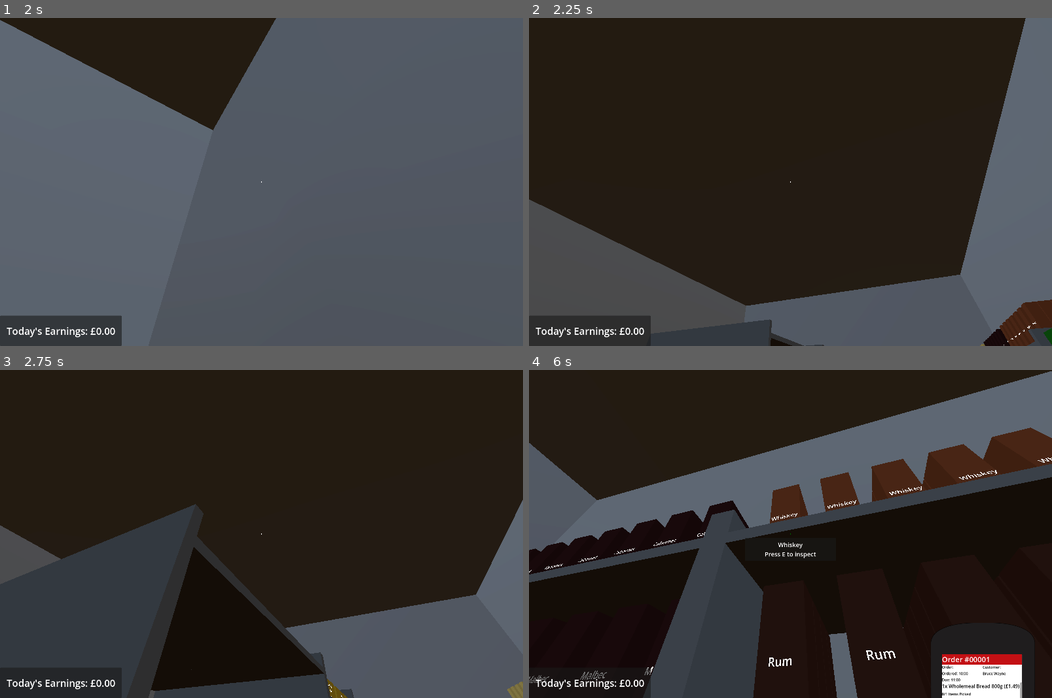
Above: before the commit, frames 1-4 (two rows, left to right).
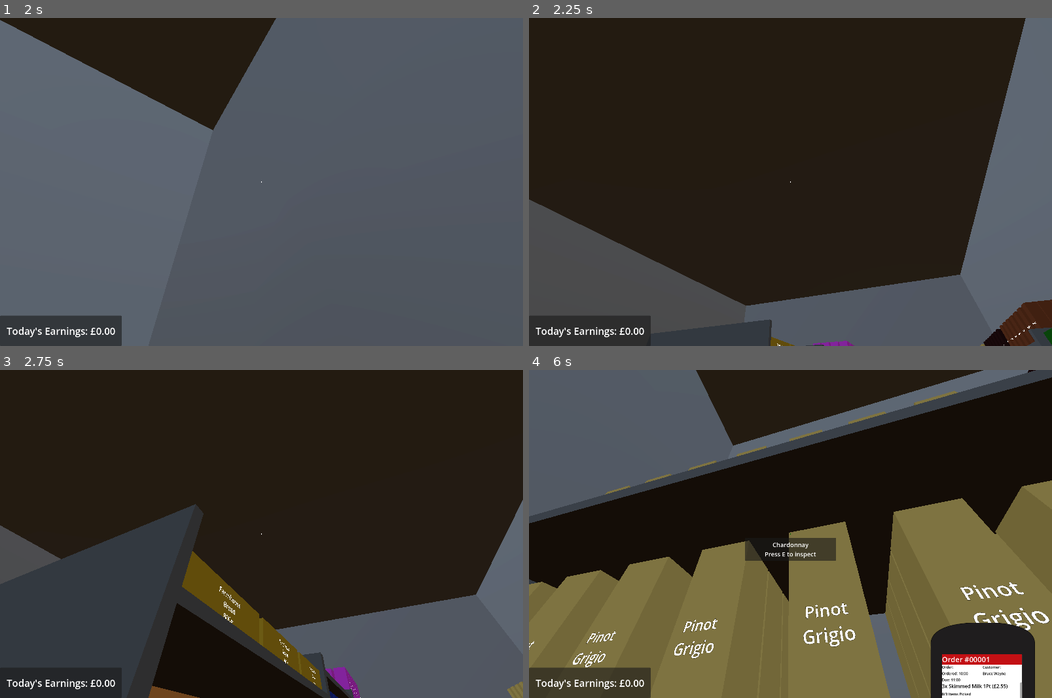
Above: after the commit, the same moments.

Repository: Allus-Interactive/speedy-shopper
Game: Godot game, scene res://game/world/shop/shop.tscn
The game is run twice, just before and just after one commit, with the same random seed, the same clock (stepped at 60 frames per second) and the same inputs.
Inputs (mouse positions are in pixels of both pictures, inside the frame that each line leads up to):
- Up to frame 1 (2 s): tap Enter at 0.5 s; move the mouse to (235, 247) at 0.52 s; hold C (crouch) 0.53-1.28 s; hold W (forwards) from 0.53 s (still down); click (235, 247) at 0.67 s; move the mouse to (298, 185) at 1.27 s; tap E (interact) at 1.35 s
- Up to frame 2 (2.25 s): keep holding W (forwards); move the mouse to (748, 178) at 2.02 s; hold R (replace) from 2.03 s (still down)
- Up to frame 3 (2.75 s): keep holding W (forwards); keep holding R (replace)
- Up to frame 4 (6 s): move the mouse to (795, 534) at 2.77 s; release W (forwards) at 2.78 s; release R (replace) at 2.78 s; hold A (left) 2.78-3.53 s; tap T (toggle_scanner) at 2.85, 5.85 s; click (795, 534) at 2.92 s; move the mouse to (769, 527) at 3.52 s; hold C (crouch) 3.53-4.28 s; hold W (forwards) 3.53-5.78 s; tap E (interact) at 4.25, 4.35, 5 s; move the mouse to (816, 534) at 4.27 s; move the mouse to (764, 534) at 5.02 s; hold R (replace) 5.03-5.78 s; click (764, 534) at 5.17 s; move the mouse to (800, 527) at 5.77 s; hold D (product_rotate_right) from 5.78 s (still down)

Frame 1 is identical in both runs. In frame 2, 0.2% of the frame differs, in the area x 46-63%, y 96-100%; in frame 3, 5.9%; in frame 4, 81%, in the area x 0-100%, y 0-100%.

Commit message:
added crisps resources

Diff:
--- a/godot-project/game/global/product_manager/product_manager.tscn
+++ b/godot-project/game/global/product_manager/product_manager.tscn
@@ -47,7 +47,7 @@
 [ext_resource type="Resource" uid="uid://b82mq8w6ct8kq" path="res://game/resources/item/resources/tinned_food_packs/vegetables/tinned_peas_4pk.tres" id="45_1gsmb"]
 [ext_resource type="Resource" uid="uid://ccnet10vtf7na" path="res://game/resources/item/resources/tinned_food_packs/vegetables/tinned_sweetcorn_4pk.tres" id="46_wkf1y"]
 [ext_resource type="Resource" uid="uid://cr2oi47jsxl75" path="res://game/resources/item/resources/beer/beer.tres" id="47_3axcc"]
-[ext_resource type="Resource" uid="uid://c0u8aetdba7aq" path="res://game/resources/item/resources/crisps/crisps.tres" id="48_n85ss"]
+[ext_resource type="Resource" uid="uid://c0u8aetdba7aq" path="res://game/resources/item/resources/crisps/salted_crisps.tres" id="48_n85ss"]
 [ext_resource type="Resource" uid="uid://bdrgt4f6bjb16" path="res://game/resources/item/resources/fizzy_drink/fizzy_drink_lemon.tres" id="48_xn8o3"]
 [ext_resource type="Resource" uid="uid://b6evmya0vmpvy" path="res://game/resources/item/resources/fizzy_drink/fizzy_drink_orange.tres" id="49_80up1"]
 [ext_resource type="Resource" uid="uid://cpjxgm381bd70" path="res://game/resources/item/resources/fizzy_drink/fizzy_drink.tres" id="49_xfqgr"]
@@ -64,7 +64,10 @@
 [ext_resource type="Resource" uid="uid://u2rka60ciwbk" path="res://game/resources/item/resources/wine/white/sauvignon_blanc.tres" id="60_a2n2g"]
 [ext_resource type="Resource" uid="uid://cd0mttajja1yv" path="res://game/resources/item/resources/wine/white/zinfandel.tres" id="61_0i3ht"]
 [ext_resource type="Resource" uid="uid://blnc3s15tq2a3" path="res://game/resources/item/resources/beer/cider.tres" id="63_84kej"]
+[ext_resource type="Resource" uid="uid://wjc4p1frp17f" path="res://game/resources/item/resources/crisps/cheese_onion_crisps.tres" id="64_p1e73"]
+[ext_resource type="Resource" uid="uid://bp1radok3m8rv" path="res://game/resources/item/resources/crisps/salt_vinegar_crisps.tres" id="66_kibui"]
+[ext_resource type="Resource" uid="uid://b8fdklkagwgwv" path="res://game/resources/item/resources/crisps/prawn_cocktail_crisps.tres" id="67_kibui"]
 
 [node name="ProductManager" type="Node" unique_id=454696927]
 script = ExtResource("1_ohwlt")
-all_products = Array[ExtResource("2_0xum4")]([ExtResource("3 …(1477 unchanged characters)… , ExtResource("63_84kej"), ExtResource("48_n85ss")])
+all_products = Array[ExtResource("2_0xum4")]([ExtResource("3 …(1477 unchanged characters)… , ExtResource("63_84kej"), ExtResource("64_p1e73"), ExtResource("48_n85ss"), ExtResource("66_kibui"), ExtResource("67_kibui")])
--- /dev/null
+++ b/godot-project/game/resources/item/resources/crisps/cheese_onion_crisps.tres
@@ -0,0 +1,11 @@
+[gd_resource type="Resource" script_class="Item" format=3 uid="uid://wjc4p1frp17f"]
+
+[ext_resource type="Script" uid="uid://siedaem41o6s" path="res://game/resources/item/item.gd" id="1_e25ga"]
+
+[resource]
+script = ExtResource("1_e25ga")
+product_name = "Cheese & Onion Crisps"
+barcode_value = 5858
+product_price = 2.2
+product_type = 3
+metadata/_custom_type_script = "uid://siedaem41o6s"
--- a/godot-project/game/resources/item/resources/crisps/crisps.tres
+++ /dev/null
@@ -1,11 +0,0 @@
-[gd_resource type="Resource" script_class="Item" format=3 uid="uid://c0u8aetdba7aq"]
-
-[ext_resource type="Script" uid="uid://siedaem41o6s" path="res://game/resources/item/item.gd" id="1_7b8qc"]
-
-[resource]
-script = ExtResource("1_7b8qc")
-product_name = "Crisps"
-barcode_value = 998
-product_price = 1.75
-product_type = 3
-metadata/_custom_type_script = "uid://siedaem41o6s"
--- /dev/null
+++ b/godot-project/game/resources/item/resources/crisps/prawn_cocktail_crisps.tres
@@ -0,0 +1,11 @@
+[gd_resource type="Resource" script_class="Item" format=3 uid="uid://b8fdklkagwgwv"]
+
+[ext_resource type="Script" uid="uid://siedaem41o6s" path="res://game/resources/item/item.gd" id="1_udh0f"]
+
+[resource]
+script = ExtResource("1_udh0f")
+product_name = "Prawn Cocktail Crisps"
+barcode_value = 5959
+product_price = 2.35
+product_type = 3
+metadata/_custom_type_script = "uid://siedaem41o6s"
--- /dev/null
+++ b/godot-project/game/resources/item/resources/crisps/salt_vinegar_crisps.tres
@@ -0,0 +1,11 @@
+[gd_resource type="Resource" script_class="Item" format=3 uid="uid://bp1radok3m8rv"]
+
+[ext_resource type="Script" uid="uid://siedaem41o6s" path="res://game/resources/item/item.gd" id="1_diw1o"]
+
+[resource]
+script = ExtResource("1_diw1o")
+product_name = "Salt & Vinegar Crisps"
+barcode_value = 5757
+product_price = 2.35
+product_type = 3
+metadata/_custom_type_script = "uid://siedaem41o6s"
--- /dev/null
+++ b/godot-project/game/resources/item/resources/crisps/salted_crisps.tres
@@ -0,0 +1,11 @@
+[gd_resource type="Resource" script_class="Item" format=3 uid="uid://c0u8aetdba7aq"]
+
+[ext_resource type="Script" uid="uid://siedaem41o6s" path="res://game/resources/item/item.gd" id="1_sxmnp"]
+
+[resource]
+script = ExtResource("1_sxmnp")
+product_name = "Salted Crisps"
+barcode_value = 5656
+product_price = 2.2
+product_type = 3
+metadata/_custom_type_script = "uid://siedaem41o6s"
--- /dev/null
+++ b/godot-project/game/resources/products/placeholder/resources/crisps/cheese_onion_crisps.tres
@@ -0,0 +1,14 @@
+[gd_resource type="Resource" script_class="Product" format=3 uid="uid://bpayoildvo6pa"]
+
+[ext_resource type="Texture2D" uid="uid://n5rta5y5njne" path="res://assets/barcodes/barcode.png" id="1_u4fu8"]
+[ext_resource type="Resource" uid="uid://wjc4p1frp17f" path="res://game/resources/item/resources/crisps/cheese_onion_crisps.tres" id="2_u4fu8"]
+[ext_resource type="Script" uid="uid://c485xiqer6nrc" path="res://game/resources/products/product.gd" id="3_rrlp4"]
+
+[resource]
+script = ExtResource("3_rrlp4")
+product_info = ExtResource("2_u4fu8")
+placeholder_size = Vector3(0.3, 0.5, 0.2)
+shelf_offset = Vector3(0, 0.25, 0)
+product_colour = Color(0.14117648, 0.23529412, 0.6509804, 1)
+barcode_offset = Vector3(0.07, -0.17, 0)
+metadata/_custom_type_script = "uid://c485xiqer6nrc"
--- /dev/null
+++ b/godot-project/game/resources/products/placeholder/resources/crisps/prawn_cocktail_crisps.tres
@@ -0,0 +1,14 @@
+[gd_resource type="Resource" script_class="Product" format=3 uid="uid://i5irb18pvnyu"]
+
+[ext_resource type="Texture2D" uid="uid://n5rta5y5njne" path="res://assets/barcodes/barcode.png" id="1_onuui"]
+[ext_resource type="Resource" uid="uid://b8fdklkagwgwv" path="res://game/resources/item/resources/crisps/prawn_cocktail_crisps.tres" id="2_qqygk"]
+[ext_resource type="Script" uid="uid://c485xiqer6nrc" path="res://game/resources/products/product.gd" id="3_e87tt"]
+
+[resource]
+script = ExtResource("3_e87tt")
+product_info = ExtResource("2_qqygk")
+placeholder_size = Vector3(0.3, 0.5, 0.2)
+shelf_offset = Vector3(0, 0.25, 0)
+product_colour = Color(0.8784336, 0.26771918, 0.9071174, 1)
+barcode_offset = Vector3(0.07, -0.17, 0)
+metadata/_custom_type_script = "uid://c485xiqer6nrc"
--- /dev/null
+++ b/godot-project/game/resources/products/placeholder/resources/crisps/salt_vinegar_crisps.tres
@@ -0,0 +1,14 @@
+[gd_resource type="Resource" script_class="Product" format=3 uid="uid://llhio55ha5ku"]
+
+[ext_resource type="Texture2D" uid="uid://n5rta5y5njne" path="res://assets/barcodes/barcode.png" id="1_vgi2o"]
+[ext_resource type="Resource" uid="uid://bp1radok3m8rv" path="res://game/resources/item/resources/crisps/salt_vinegar_crisps.tres" id="2_vgi2o"]
+[ext_resource type="Script" uid="uid://c485xiqer6nrc" path="res://game/resources/products/product.gd" id="3_7l46g"]
+
+[resource]
+script = ExtResource("3_7l46g")
+product_info = ExtResource("2_vgi2o")
+placeholder_size = Vector3(0.3, 0.5, 0.2)
+shelf_offset = Vector3(0, 0.25, 0)
+product_colour = Color(0.0930079, 0.34664914, 0.1977531, 1)
+barcode_offset = Vector3(0.07, -0.17, 0)
+metadata/_custom_type_script = "uid://c485xiqer6nrc"
--- /dev/null
+++ b/godot-project/game/resources/products/placeholder/resources/crisps/salted_crisps.tres
@@ -0,0 +1,14 @@
+[gd_resource type="Resource" script_class="Product" format=3 uid="uid://dubeaketjaudj"]
+
+[ext_resource type="Texture2D" uid="uid://n5rta5y5njne" path="res://assets/barcodes/barcode.png" id="1_txv5u"]
+[ext_resource type="Resource" uid="uid://c0u8aetdba7aq" path="res://game/resources/item/resources/crisps/salted_crisps.tres" id="2_wvu2d"]
+[ext_resource type="Script" uid="uid://c485xiqer6nrc" path="res://game/resources/products/product.gd" id="3_oo24e"]
+
+[resource]
+script = ExtResource("3_oo24e")
+product_info = ExtResource("2_wvu2d")
+placeholder_size = Vector3(0.3, 0.5, 0.2)
+shelf_offset = Vector3(0, 0.25, 0)
+product_colour = Color(0.54403067, 0.06959405, 0.14021468, 1)
+barcode_offset = Vector3(0.07, -0.17, 0)
+metadata/_custom_type_script = "uid://c485xiqer6nrc"
--- a/godot-project/game/world/shop/shop.tscn
+++ b/godot-project/game/world/shop/shop.tscn
@@ -51,9 +51,13 @@
 [ext_resource type="Resource" uid="uid://dks2g76xrny2a" path="res://game/resources/products/placeholder/resources/tinned_food/vegetables/tinned_peas.tres" id="29_lb1gs"]
 [ext_resource type="Resource" uid="uid://cy5fw11pwks3j" path="res://game/resources/products/placeholder/resources/tinned_food_packs/vegetables/tinned_peas_4pk.tres" id="29_oaavk"]
 [ext_resource type="Resource" uid="uid://wmems0n6umak" path="res://game/resources/products/placeholder/resources/tinned_food_packs/vegetables/tinned_carrots_4pk.tres" id="30_76srb"]
+[ext_resource type="Resource" uid="uid://bpayoildvo6pa" path="res://game/resources/products/placeholder/resources/crisps/cheese_onion_crisps.tres" id="52_2ccmc"]
 [ext_resource type="Resource" uid="uid://wriaci1jru7q" path="res://game/resources/products/placeholder/resources/fizzy_drink/fizzy_drink_lemon.tres" id="52_11a2g"]
 [ext_resource type="Resource" uid="uid://ddrmct56gjta" path="res://game/resources/products/placeholder/resources/fizzy_drink/fizzy_drink.tres" id="52_pm5fk"]
+[ext_resource type="Resource" uid="uid://dubeaketjaudj" path="res://game/resources/products/placeholder/resources/crisps/salted_crisps.tres" id="53_36nt5"]
 [ext_resource type="Resource" uid="uid://d24wtpgvff3dc" path="res://game/resources/products/placeholder/resources/fizzy_drink/fizzy_drink_orange.tres" id="53_wpyta"]
+[ext_resource type="Resource" uid="uid://llhio55ha5ku" path="res://game/resources/products/placeholder/resources/crisps/salt_vinegar_crisps.tres" id="54_nmdxo"]
+[ext_resource type="Resource" uid="uid://i5irb18pvnyu" path="res://game/resources/products/placeholder/resources/crisps/prawn_cocktail_crisps.tres" id="55_36nt5"]
 [ext_resource type="Resource" uid="uid://utnxqdrcyc4n" path="res://game/resources/products/placeholder/resources/spirits/gin.tres" id="55_g1yju"]
 [ext_resource type="Resource" uid="uid://d011jmqebndmf" path="res://game/resources/products/placeholder/resources/beer/cider.tres" id="55_lritm"]
 [ext_resource type="Resource" uid="uid://nv6a1lv603nh" path="res://game/resources/products/placeholder/resources/spirits/vodka.tres" id="56_8lmnt"]
@@ -281,23 +285,25 @@
 
 [node name="Left" type="Node3D" parent="Aisle2" unique_id=1934480765]
 
-[node name="ShelfUnit" parent="Aisle2/Left" unique_id=1431300107 instance=ExtResource("2_4o56f")]
+[node name="ShelfUnitBread" parent="Aisle2/Left" unique_id=2046506246 instance=ExtResource("2_4o56f")]
 transform = Transform3D(-4.3711385e-08, 0, 0.99999994, 0, 1, 0, -0.99999994, 0, -4.3711385e-08, -5, 0, -4)
-product_placeholder_scene = ExtResource("3_6k1ee")
-slots_per_shelf = 5
-
-[node name="ShelfUnitBread" parent="Aisle2/Left" unique_id=2046506246 instance=ExtResource("2_4o56f")]
-transform = Transform3D(-4.3711385e-08, 0, 0.99999994, 0, 1, 0, -0.99999994, 0, -4.3711385e-08, -5, 0, -6)
 product_placeholder_scene = ExtResource("3_6k1ee")
 stocked_products = Array[ExtResource("4_5qt63")]([ExtResource("17_8noyx"), ExtResource("17_8noyx"), ExtResource("17_8no …(306 unchanged characters)…
 shelf_count = 5
 shelf_spacing = 0.4
 slots_per_shelf = 3
+slot_margin_x = 0.35
 
 [node name="ShelfUnitCereal" parent="Aisle2/Left" unique_id=1122229517 instance=ExtResource("2_4o56f")]
+transform = Transform3D(-4.3711385e-08, 0, 0.99999994, 0, 1, 0, -0.99999994, 0, -4.3711385e-08, -5, 0, -6)
+product_placeholder_scene = ExtResource("3_6k1ee")
+stocked_products = Array[ExtResource("4_5qt63")]([ExtResource("5_yhfbf"), ExtResource("5_yhfbf"), ExtResource("5_yhfbf"), ExtResource("5_yhfbf"), ExtResource("5_yhfbf"), ExtResource("7_7cwmf"), ExtResource("7_7cwmf"), ExtResource("7_7cwmf"), ExtResource("7_7cwmf"), ExtResource("7_7cwmf"), ExtResource("6_u503x"), ExtResource("6_u503x"), ExtResource("6_u503x"), ExtResource("6_u503x"), ExtResource("6_u503x")])
+slots_per_shelf = 5
+
+[node name="ShelfUnitCrisps" parent="Aisle2/Left" unique_id=1431300107 instance=ExtResource("2_4o56f")]
 transform = Transform3D(-4.3711385e-08, 0, 0.99999994, 0, 1, 0, -0.99999994, 0, -4.3711385e-08, -5, 0, -8)
 product_placeholder_scene = ExtResource("3_6k1ee")
-stocked_products = Array[ExtResource("4_5qt63")]([ExtResource("5_yhfbf"), ExtResource("5_yhfbf"), ExtResource("5_yhfbf"), ExtResource("5_yhfbf"), ExtResource("5_yhfbf"), ExtResource("7_7cwmf"), ExtResource("7_7cwmf"), ExtResource("7_7cwmf"), ExtResource("7_7cwmf"), ExtResource("7_7cwmf"), ExtResource("6_u503x"), ExtResource("6_u503x"), ExtResource("6_u503x"), ExtResource("6_u503x"), ExtResource("6_u503x")])
+stocked_products = Array[ExtResource("4_5qt63")]([ExtResource("52_2ccmc"), ExtResource("52_2ccmc"), ExtResource("52_2ccmc"), ExtResource("52_2ccmc"), ExtResource("52_2ccmc"), ExtResource("53_36nt5"), ExtResource("53_36nt5"), ExtResource("53_36nt5"), ExtResource("53_36nt5"), ExtResource("53_36nt5"), ExtResource("54_nmdxo"), ExtResource("54_nmdxo"), ExtResource("54_nmdxo"), ExtResource("54_nmdxo"), ExtResource("54_nmdxo"), ExtResource("55_36nt5"), ExtResource("55_36nt5"), ExtResource("55_36nt5"), ExtResource("55_36nt5"), ExtResource("55_36nt5")])
 slots_per_shelf = 5
 
 [node name="Right" type="Node3D" parent="Aisle2" unique_id=2114417710]
